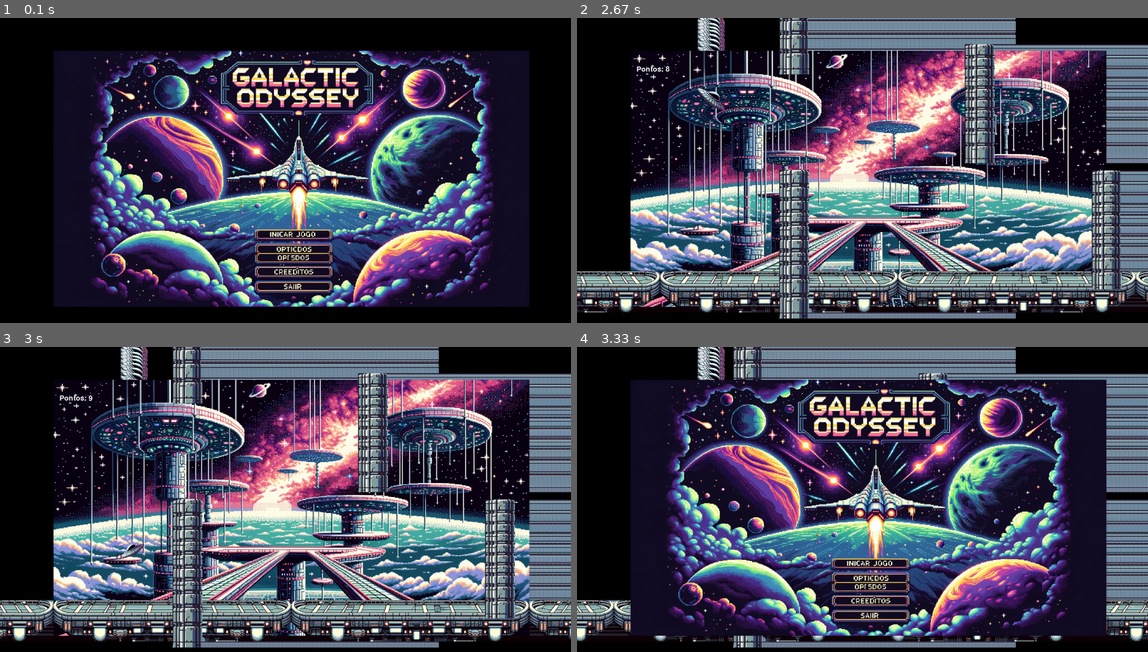
Above: before the commit, frames 1-4 (two rows, left to right).
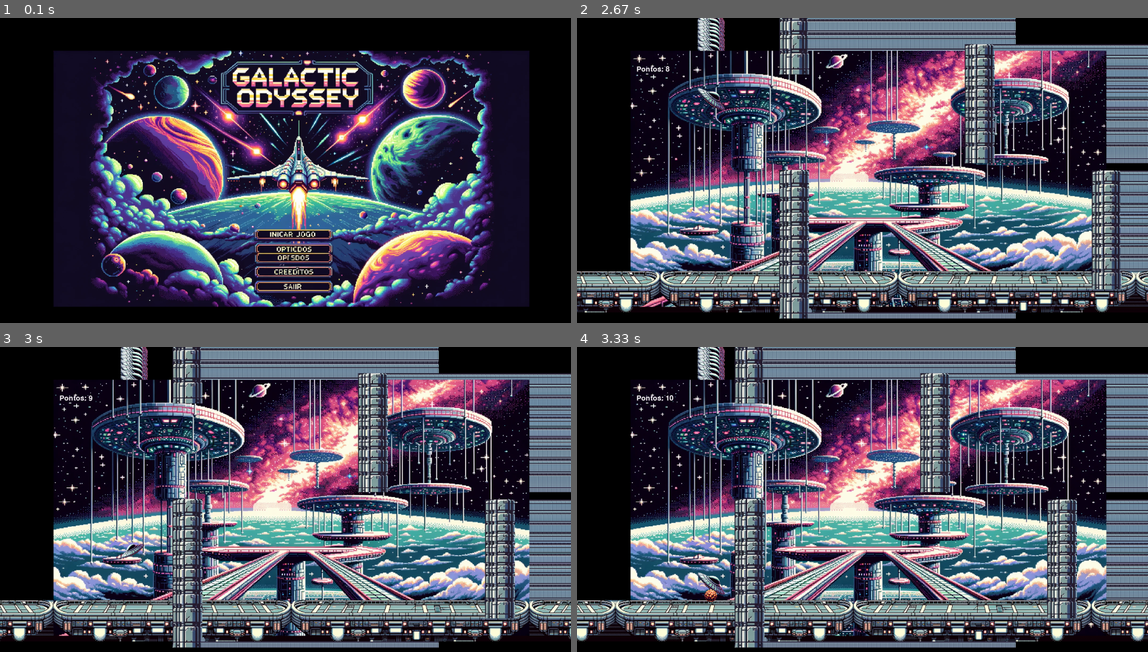
Above: after the commit, the same moments.

Repository: insper-classroom/projeto-pygame-amarelo
Game: pygame game, started from codigo/main.py
The game is run twice, just before and just after one commit, with the same random seed, the same clock (stepped at 60 frames per second) and the same inputs.
Inputs:
- Up to frame 1 (0.1 s): no input
- Up to frame 2 (2.67 s): tap Space at 0.33, 0.67, 1 s; hold Space 1.33-1.8 s; hold Up 1.33-1.8 s; hold Space 1.83-2.3 s; hold Up 1.83-2.3 s; hold Up from 2.33 s (still down)
- Up to frame 3 (3 s): release Up at 2.8 s; tap Space at 2.83 s
- Up to frame 4 (3.33 s): hold Down from 3.17 s (still down)

Frames 1-3 are identical in both runs. In frame 4, 59% of the frame differs, in the area x 0-100%, y 0-99%.

Commit message:
Ignorar esse commit

Diff:
--- /dev/null
+++ b/codigo/explosoes.py
@@ -0,0 +1,57 @@
+import pygame
+from nave import Nave
+
+
+class ExplosionAnimation:
+    def __init__(self, window):
+        explosao_1 = pygame.image.load('imagens/explosao1.png')
+        self.explosao_1 = pygame.transform.scale(explosao_1, (100, 100))
+        explosao_2 = pygame.image.load('imagens/explosao2.png')
+        self.explosao_2 = pygame.transform.scale(explosao_2, (100, 100))
+        explosao_3 = pygame.image.load('imagens/explosao4.png')
+        self.explosao_3 = pygame.transform.scale(explosao_3, (100, 100))
+        explosao_4 = pygame.image.load('imagens/explosao5.png')
+        self.explosao_4 = pygame.transform.scale(explosao_4, (100, 100))
+        self.images = [
+            explosao_1,
+            explosao_2,
+            explosao_3,
+            explosao_4
+        ]
+        self.current_image_index = 0
+        self.x = 0
+        self.y = 0
+        self.window = window
+        self.duration = 3000 // len(self.images)
+        self.start_time = pygame.time.get_ticks()
+
+    def update(self):
+        elapsed_time = pygame.time.get_ticks() - self.start_time
+
+        if elapsed_time > self.duration * len(self.images):
+            return False  # A animação terminou
+
+        self.current_image_index = elapsed_time // self.duration
+        return True  # A animação ainda está em execução
+
+    def draw_explosion(self, nave):
+        current_time = pygame.time.get_ticks()
+        if current_time - self.start_time < self.duration:
+            # Escolha a imagem baseada no tempo decorrido
+            if current_time - self.start_time < self.duration / 4:
+                image = self.explosao_1
+            elif current_time - self.start_time < self.duration / 2:
+                image = self.explosao_2
+            elif current_time - self.start_time < 3 * self.duration / 4:
+                image = self.explosao_3
+            else:
+                image = self.explosao_4
+            # Desenhe a imagem na posição da nave
+            self.window.blit(image, (nave.x, nave.y))
+    def draw_game_over_message(self):
+        font = pygame.font.Font(None, 74)
+        game_over_text = font.render('Você perdeu', True, (255, 0, 0))
+        text_rect = game_over_text.get_rect(center=(self.window.get_width() // 2, self.window.get_height() // 2))
+        self.window.blit(game_over_text, text_rect)
+
+# No loop principal do jogo, você pode chamar os métodos update(), draw_explosion() e draw_game_over_message()
--- a/codigo/game.py
+++ b/codigo/game.py
@@ -2,6 +2,7 @@
 from menu import *
 from obstaculo import *
 from nave import *
+from explosoes import *
 
 class Game:
     def __init__(self):
@@ -10,13 +11,13 @@
         pygame.display.set_caption('Star Adventure')
         self.fundo = pygame.image.load('imagens/fundo_do_JR.png')
         self.fundo = pygame.transform.scale(self.fundo, (1600, 860))
-
+        self.game_over = False
         self.running = False
         self.clock = pygame.time.Clock()
         self.pontuação = 0
         self.start_time = pygame.time.get_ticks()
 
-    def run(self, obstacles, nave, menu):
+    def run(self, obstacles, nave, menu, explosion_animation):
 
         while menu.running:
             menu_result = menu.run()  # Aqui você pode passar a última e a melhor pontuação
@@ -25,32 +26,66 @@
 
                 self.running = True
                 while self.running:
-                    dt = self.clock.tick(60)/1000  # delta tempo em segundos.
-                    current_time = pygame.time.get_ticks()  # Obtenha o tempo atual
-                    elapsed_time = (current_time - self.start_time) / 1000  # Tempo decorrido em segundos
+                    if self.game_over:
+                        while True:  # Loop de pós-colisão
+                            for event in pygame.event.get():
+                                if event.type == pygame.QUIT or \
+                                (event.type == pygame.KEYDOWN and
+                                    (event.key == pygame.K_ESCAPE or event.key == pygame.K_SPACE)):
+                                    return  # Sair do jogo
 
-                    for event in pygame.event.get():
-                        if event.type == pygame.QUIT:
+                            if explosion_animation.update():  # Se a animação ainda estiver rodando
+                                explosion_animation.draw_explosion(nave)
+                                explosion_animation.draw_game_over_message()
+
+                                pygame.display.flip()
+
+
+                        # for event in pygame.event.get():
+                        #     if event.type == pygame.QUIT:
+                        #         self.running = False
+                        #     if event.type == pygame.KEYDOWN:
+                        #         if event.key == pygame.K_ESCAPE or event.key == pygame.K_SPACE:
+                        #             self.running = False
+                        #             menu.running = False
+                    else:
+
+                        dt = self.clock.tick(60)/1000  # delta tempo em segundos.
+                        current_time = pygame.time.get_ticks()  # Obtenha o tempo atual
+                        elapsed_time = (current_time - self.start_time) / 1000  # Tempo decorrido em segundos
+
+                        for event in pygame.event.get():
+                            if event.type == pygame.QUIT:
+                                self.running = False
+
+                        keys = pygame.key.get_pressed()
+                        if keys[pygame.K_ESCAPE]:
                             self.running = False
 
-                    keys = pygame.key.get_pressed()
-                    if keys[pygame.K_ESCAPE]:
-                        self.running = False
+                        collision_detected = nave.update(obstacles)
+                        if collision_detected:
+                            self.game_over = True
+                            nave.update(obstacles)
+                            nave.draw()
 
-                    collision_detected = nave.update(obstacles)
-                    if collision_detected:
+                        if self.game_over:
+                            if explosion_animation.update():  # Se a animação ainda estiver rodando
+                                explosion_animation.draw_explosion()
+                                explosion_animation.draw_game_over_message()
+                            pygame.display.flip()
+                            continue
 
-                        self.running = False
+                        self.pontuação = (3 * elapsed_time) + (1.4 ** (elapsed_time * 0.6))
+                        # Atualizar objetos do jogo aqui
+                        self.window.blit(self.fundo, (180, 110))
+                        obstacles.update()
+                        obstacles.draw()
+                        nave.update(obstacles)
+                        nave.draw()
+                        # Desenhar a pontuação
+                        font = pygame.font.Font(None, 36)
+                        score_text = font.render(f'Pontos: {int(self.pontuação)}', True, (255, 255, 255 ))
+                        self.window.blit(score_text, (200, 160))
+                        pygame.display.flip()
 
-                    self.pontuação = (3 * elapsed_time) + (1.4 ** (elapsed_time * 0.6))
-                    # Atualizar objetos do jogo aqui
-                    self.window.blit(self.fundo, (180, 110))
-                    obstacles.update()
-                    obstacles.draw()
-                    nave.update(obstacles)
-                    nave.draw()
-                    # Desenhar a pontuação
-                    font = pygame.font.Font(None, 36)
-                    score_text = font.render(f'Pontos: {int(self.pontuação)}', True, (255, 255, 255 ))
-                    self.window.blit(score_text, (200, 160))
-                    pygame.display.flip()
+                        self.game_over = False
--- a/codigo/jogo.py
+++ b/codigo/jogo.py
@@ -26,7 +26,7 @@
                 self.running = False
             collision_detected = nave.update(obstacles)
             if collision_detected:
-                game.running = False
+                self.running = False
 
             self.pontuação = (3 * elapsed_time) + (1.4 ** (elapsed_time * 0.6))
             # Atualizar objetos do jogo aqui
--- a/codigo/main.py
+++ b/codigo/main.py
@@ -2,6 +2,7 @@
 from nave import Nave
 from obstaculo import Obstacle
 from menu import Menu
+from explosoes import ExplosionAnimation
 import random
 
 if __name__ == "__main__":
@@ -10,6 +11,7 @@
     nave = Nave(game.window, width=100, height=100)
     obstacles = Obstacle(game.window)
     menu = Menu(game.window)
+    explosion = ExplosionAnimation(game.window)
     obstacles.initialize_obstacle('platform', 180, 850)
     obstacles.initialize_obstacle('platform', 980, 850)
     obstacles.initialize_obstacle('platform', 1780, 850)
@@ -20,6 +22,6 @@
     obstacles.initialize_obstacle('clif', random.randint(2380, 2480), random.randint(510, 610), width=100, height=400)
     obstacles.initialize_obstacle('nuddle', random.randint(2980, 3080), random.randint(-90, 10), width=100, height=400)
     obstacles.initialize_obstacle('clif', random.randint(3680, 3780),random.randint(10, 90), width=100, height=500)
-    obstacles.initialize_obstacle('nuddle', random.randint(4380, 4480), 110, width=100, height=500)
+    obstacles.initialize_obstacle('nuddle', random.randint(4180, 4280), 110, width=100, height=500)
     obstacles.initialize_obstacle('clif', 4680, 510, width=100, height=500)
-    game.run( obstacles, nave, menu)
+    game.run(obstacles, nave, menu, explosion)
--- a/codigo/nave.py
+++ b/codigo/nave.py
@@ -6,15 +6,25 @@
         self.window = window
         self.images = {
             'up': pygame.image.load('imagens/nave.png'),
-            'down': pygame.image.load('imagens/nave_caindo.png')
+            'down': pygame.image.load('imagens/nave_caindo.png'),
+            'bateu_parede': pygame.image.load('imagens/explosao2.png'),
+            'bateu_chao_1': pygame.image.load('imagens/explosao1.png'),
+            'bateu_chao_2': pygame.image.load('imagens/explosao4.png'),
+            'bateu_chao_3': pygame.image.load('imagens/explosao5.png')
         }
         # Se width e height forem especificados, redimensiona a imagem
         if width and height:
             self.images['up'] = pygame.transform.scale(self.images['up'], (width, height))
             self.images['down'] = pygame.transform.scale(self.images['down'], (width, height))
+            self.images['bateu_parede'] = pygame.transform.scale(self.images['bateu_parede'], (width, height))
+            self.images['bateu_chao_1'] = pygame.transform.scale(self.images['bateu_chao_1'], (width, height))
+            self.images['bateu_chao_2'] = pygame.transform.scale(self.images['bateu_chao_2'], (width, height))
+            self.images['bateu_chao_3'] = pygame.transform.scale(self.images['bateu_chao_3'], (width, height))
 
         self.image = self.images['down']  # Imagem inicial
         self.mask = pygame.mask.from_surface(self.image)
+        self.initial_x = 400
+        self.initial_y = 100
         self.x = 400  # Posição inicial x
         self.y = 100  # Posição inicial y
         self.hitbox = self.image.get_rect(topleft=(self.x, self.y))  # Criar o hitbox
@@ -24,6 +34,7 @@
         self.flap_strength = -9  # Força do impulso para cima
 
     def update(self, obstacles):  # Passar os obstáculos como argumento]
+        tempo_inicio = pygame.time.get_ticks()
         self.velocity += self.gravity
         self.y += self.velocity
 
@@ -32,6 +43,20 @@
             self.image = self.images['up']
         else:
             self.image = self.images['down']
+
+        for obstacle in obstacles.obstacles:
+            offset_x = obstacle['x'] - self.x
+            offset_y = obstacle['y'] - self.y
+            if self.mask.overlap(obstacle['mask'], (offset_x, offset_y)):
+                hora_colisao = 0
+                tempo_atual = pygame.time.get_ticks() - tempo_inicio
+                if tempo_atual - hora_colisao  < 300:
+                    self.image = self.images['bateu_parede']
+                elif tempo_atual - hora_colisao < 600:
+                    self.image = self.images['bateu_chao_2']
+                else:
+
+                    self.image = self.images['bateu_chao_3']
 
         keys = pygame.key.get_pressed()
         if keys[pygame.K_UP] and self.hitbox.top > 0:
@@ -50,6 +75,9 @@
             if self.mask.overlap(obstacle['mask'], (offset_x, offset_y)):
                 return True  # Colisão detectada
         return False  # Nenhuma colisão detectada
+
+
+
     def draw(self):
         self.window.blit(self.image, (self.x, self.y))
         #pygame.draw.rect(self.window, (255, 0, 0), self.hitbox, 2)
